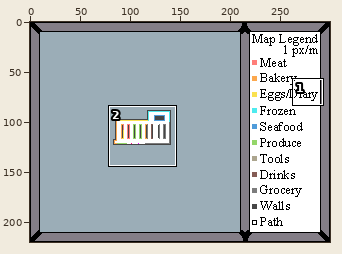
Two states of a pixel-art file, ImageToGraph/Template.aseprite. Above, an overview of the earlier version with the close-up marked.
Close-up. As it was:
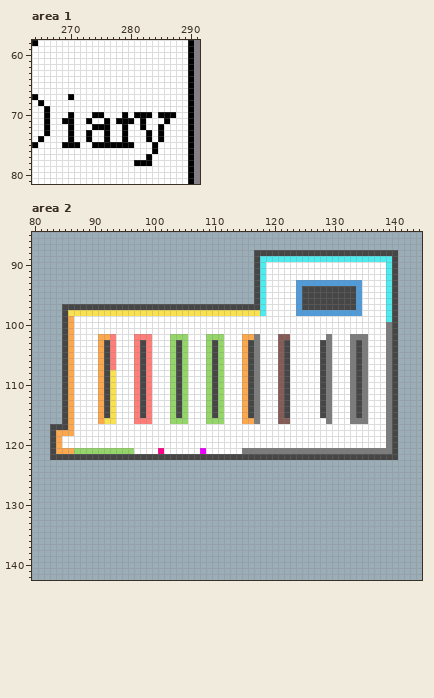
300x220 pixels, 1 frame. Shown: area 1: x 264..291, y 58..81; area 2: x 80..144, y 85..142.
After:
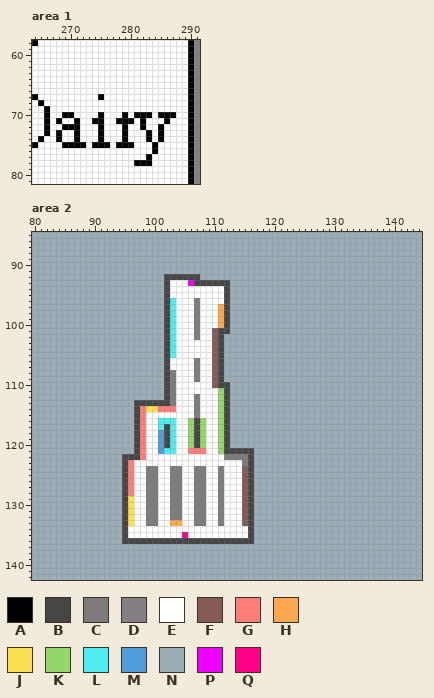
Palette (. is transparent): A #000000  B #464646  C #7c7c7c  D #847e87  E #ffffff  F #845c55  G #ff7e79  H #fca84e  J #fae150  K #94d669  L #4eebef  M #509cda  N #9badb7  P #ed00ff  Q #ff0089
Difference:
layer "Model4" added
layer "Model 3" removed
Changed rows in their new state; - is an unchanged pixel.
Area 1, layer "Legend":
first column x 268:
67 --E----A--
70 -A----E---
71 AEEA-EAAE-
72 -A-A--E-E-
73 A-EA-E-AE-
74 A-EA-E-AE-
75 ----A----E
Area 2:
first column x 83:
 88 ----------------------------------NNNNNNNNNNNNNNNNNNNNNNNN
 89 ----------------------------------NNNNNNNNNNNNNNNNNNNNNNNN
 90 ----------------------------------NNNNNNNNNNNNNNNNNNNNNNNN
 91 ----------------------------------NNNNNNNNNNNNNNNNNNNNNNNN
 92 -------------------BBBBBB---------NNNNNNNNNNNNNNNNNNNNNNNN
 93 -------------------BEEEPBBBBBB----NNNNNNNNNNNNNNNNNNNNNNNN
 94 -------------------BEEEEEEEEEB----NNNNNNNNNNNNNNNNNNNNNNNN
 95 -------------------BEEEEEEEEEB----NNNNNNNNNNNNNNNNNNNNNNNN
 96 -------------------BLEEECEEEEB----NNNNNNNNNNNNNNNNNNNNNNNN
 97 --NNNNNNNNNNNNNNNNN-LEEECEEEH-NNNNNNNNNNNNNNNNNNNNNNNNNNNN
 98 --NNNNNNNNNNNNNNNNNBLEEECEEEHBNNNNNNNNNNNNNNNNNNNNNNNNNNNN
 99 --NNNNNNNNNNNNNNNNNBL---C---HBNNNNNNNNNNNNNNNNNNNNNNNNNNNN
100 --NNNNNNNNNNNNNNNNNBL---C---HBNNNNNNNNNNNNNNNNNNNNNNNNNNNN
101 --NNNNNNNNNNNNNNNNNBL---C--FBBNNNNNNNNNNNNNNNNNNNNNNNNNNNN
102 --NNNNNNNNNNNNNNNNNBLEE-C-EFBNNNNNNNNNNNNNNNNNNNNNNNNNNNNN
103 --NNNNNNNNNNNNNNNNNBLEE---EFBNNNNNNNNNNNNNNNNNNNNNNNNNNNNN
104 --NNNNNNNNNNNNNNNNNBLEE---EFBNNNNNNNNNNNNNNNNNNNNNNNNNNNNN
105 --NNNNNNNNNNNNNNNNNBLEE---EFBNNNNNNNNNNNNNNNNNNNNNNNNNNNNN
106 --NNNNNNNNNNNNNNNNNBEEE-C-EFBNNNNNNNNNNNNNNNNNNNNNNNNNNNNN
107 --NNNNNNNNNNNNNNNNNBEEE-C-EFBNNNNNNNNNNNNNNNNNNNNNNNNNNNNN
108 --NNNNNNNNNNNNNNNNNBCEE-C-EFBNNNNNNNNNNNNNNNNNNNNNNNNNNNNN
109 --NNNNNNNNNNNNNNNNNBCEE-C-EFBNNNNNNNNNNNNNNNNNNNNNNNNNNNNN
110 --NNNNNNNNNNNNNNNNNBCEE---EFBBNNNNNNNNNNNNNNNNNNNNNNNNNNNN
111 --NNNNNNNNNNNNNNNNNBCEE---EE-BNNNNNNNNNNNNNNNNNNNNNNNNNNNN
112 --NNNNNNNNNNNNNNNNNBCEE-C-EE-BNNNNNNNNNNNNNNNNNNNNNNNNNNNN
113 --NNNNNNNNNNNNB-BBBBCEE-C-EE-BNNNNNNNNNNNNNNNNNNNNNNNNNNNN
114 --NNNNNNNNNNNNBGJJGGGEE-C-EE-BNNNNNNNNNNNNNNNNNNNNNNNNNNNN
115 --NNNNNNNNNNNNBGE---EEE-C-EE-BNNNNNNNNNNNNNNNNNNNNNNNNNNNN
116 --NNNNNNNNNNNNB-E-LLLEEKBKEE-BNNNNNNNNNNNNNNNNNNNNNNNNNNNN
117 NNNNNNNNNNNNNNBG--LBL--KBK--KBNNNNNNNNNNNNNNNNNNNNNNNNNNNN
118 NNNNNNNNNNNNNNBG--MBL--KBK--KBNNNNNNNNNNNNNNNNNNNNNNNNNNNN
119 NNNNNNNNNNNNNNBG--MBL--KBK--KBNNNNNNNNNNNNNNNNNNNNNNNNNNNN
120 NNNNNNNNNNNNNNBG--MBL--KBK--KBNNNNNNNNNNNNNNNNNNNNNNNNNNNN
121 NNNNNNNNNNNNNNBG--MLL--GGG--KBBBBBNNNNNNNNNNNNNNNNNNNNNNNN
122 NNNNNNNNNNNN---GEEEEEEEEEEEEECCCC-NNNNNNNNNNNNNNNNNNNNNNNN
123 ------------BGEEEEEEEEEEEEEEEEEECB------------------------
124 ------------BGEECCEECCEECCEECEEEFB------------------------
125 ------------BGEECCEECCEECCEECEEEFB------------------------
126 ------------BGEECCEECCEECCEECEEEFB------------------------
127 ------------BGEECCEECCEECCEECEEEFB------------------------
128 ------------BGEECCEECCEECCEECEEEFB------------------------
129 ------------BJEECCEECCEECCEECEEEFB------------------------
130 ------------BJEECCEECCEECCEECEEEFB------------------------
131 ------------BJEECCEECCEECCEECEEEFB------------------------
132 ------------BJEECCEECCEECCEECEEEFB------------------------
133 ------------BJEECCEEHHEECCEECEEEFB------------------------
134 ------------BEEEEEEEEEEEEEEEEEEEEB------------------------
135 ------------BEEEEEEEEEQEEEEEEEEEEB------------------------
136 ------------BBBBBBBBBBBBBBBBBBBBBB------------------------
Boxes around the changes in both close-ups, in picture pixels (x1, y1, x2, y2):
changed: (56, 94, 116, 148)
changed: (50, 250, 398, 544)
